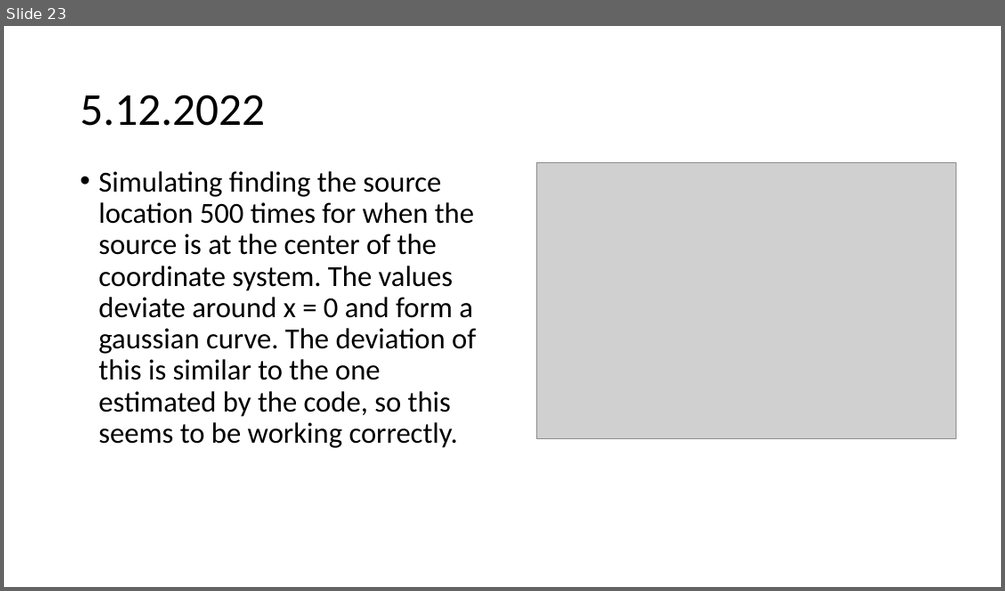
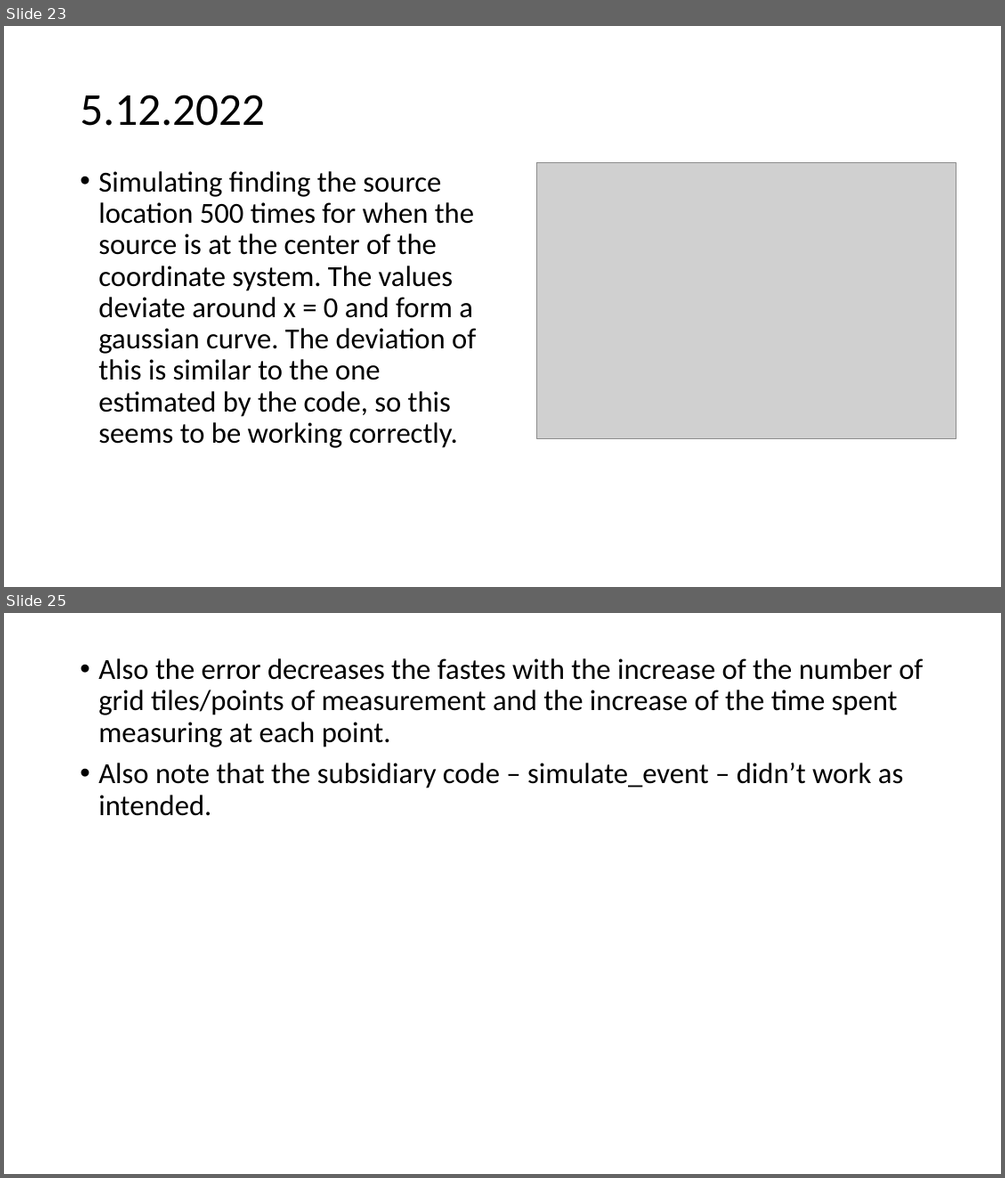
Before and after one commit to urhtrinko/DroneRadioactivity_student_job, a slide deck: reports/work_diary.pptx. Shown one above the other, each under a label of ours: slide 23 before the commit, slides 23 and 25 after it; the slides between them are not shown. The pictures are 1005x591 and 1005x1178 pixels, drawn with LibreOffice and Linux fonts; fonts in the diff are those of the drawing; grey boxes stand for pictures. Boxes give left, top, right and bottom in pixels: in the first picture for what was removed or moved away, otherwise in the second. Text is boxed around its words. In the diff, an @@ line names an element or a change of style, - is before the commit and + after.

```diff
--- a/reports/work_diary.pptx
+++ b/reports/work_diary.pptx
@@ slide 25 added at (4, 613, 1001, 1174), background #FFFFFF @@
@@ text added at (98, 658, 922, 816), 28 pt, text #000000 @@
+• Also the error decreases the fastes with the increase of the number of grid tiles/points of measurement and the increase of the time spent measuring at each point.
+• Also note that the subsidiary code – simulate_event – didn’t work as intended.
```
Also in this commit, not shown: 1 other slide added.
